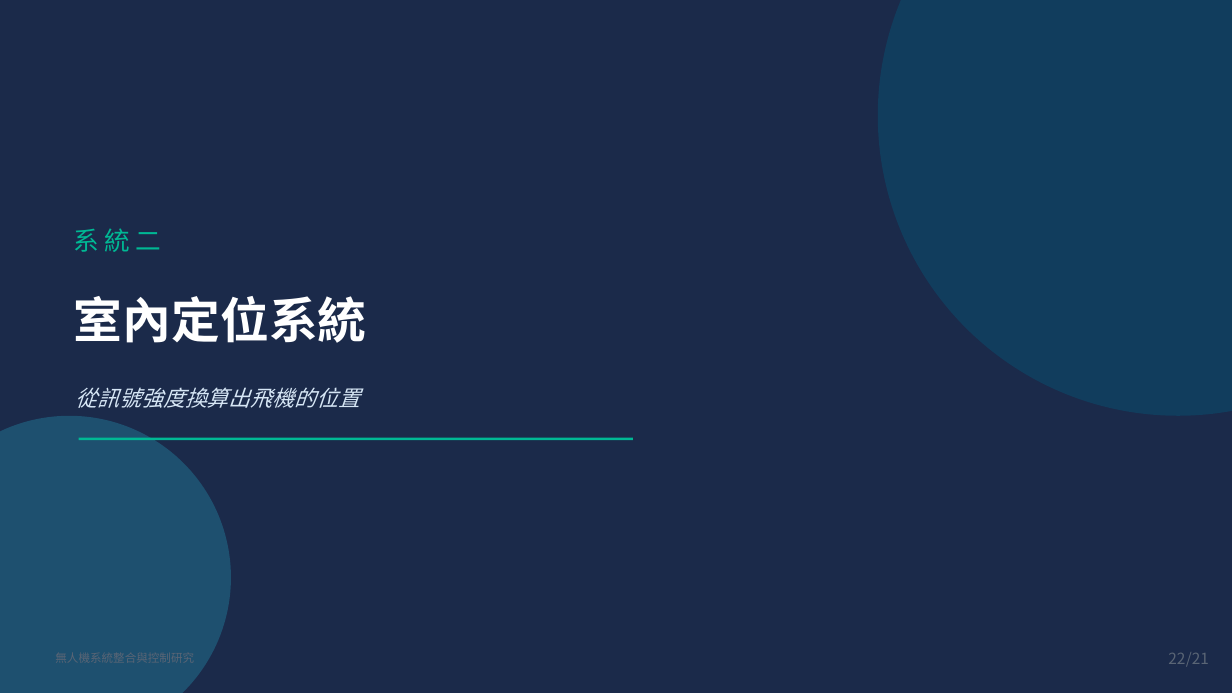
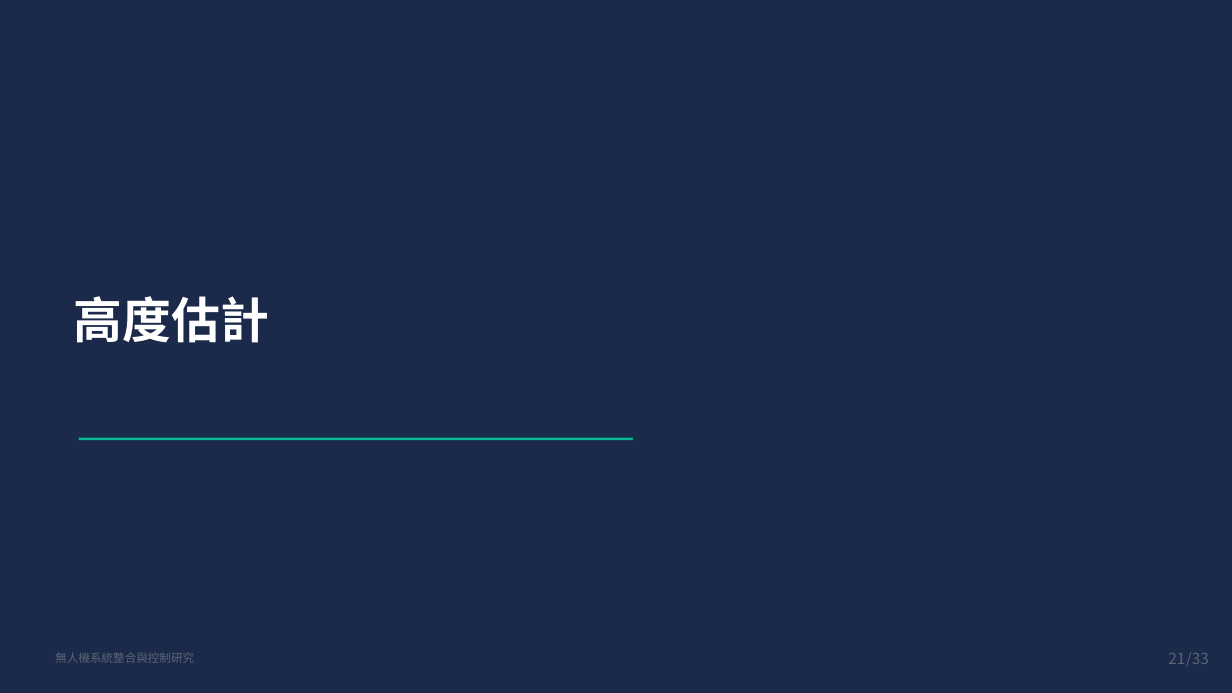
Before and after one commit to lingken1028/-, a slide deck: slide 21 of 無人機系統整合與控制研究_口試簡報 (2).pptx (slide 22 before the commit). Drawn at 1232x693 pixels with LibreOffice and Linux fonts; fonts in the diff are those of the drawing. Boxes give left, top, right and bottom in pixels: in the first picture for what was removed or moved away, otherwise in the second. Text is boxed around its words. In the diff, an @@ line names an element or a change of style, - is before the commit and + after.

```diff
--- a/無人機系統整合與控制研究_口試簡報 (2).pptx
+++ b/無人機系統整合與控制研究_口試簡報 (2).pptx
@@ ellipse removed at box(878, 0, 1232, 416) @@
@@ text removed at box(74, 228, 162, 252) @@
-系統二
@@ text at box(74, 296, 269, 343): text changed @@
-室內定位系統
+高度估計
@@ text removed at box(76, 387, 360, 408) @@
-從訊號強度換算出飛機的位置
@@ ellipse removed at box(0, 416, 231, 693) @@
@@ text added at box(55, 652, 194, 663), 9 pt, text #5A6575 @@
+無人機系統整合與控制研究
@@ page number at box(1168, 653, 1185, 664): text changed @@
-/21
+21
@@ text added at box(1186, 652, 1209, 667), 12 pt, text #5A6575 @@
+/33
```
Also in this commit, not shown: 23 other slides changed, 29 slides added, 18 slides removed.
